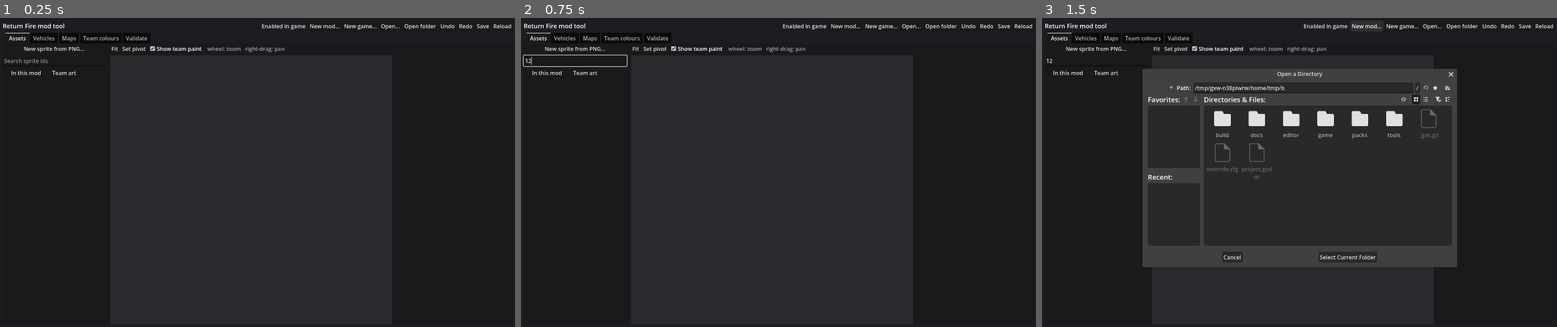
Above: before the commit, frames 1-3 (left to right).
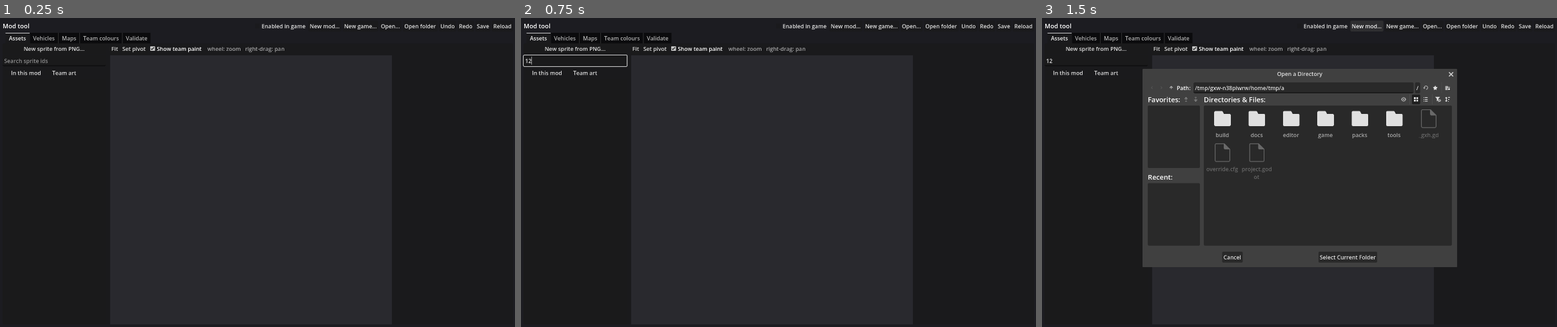
Above: after the commit, the same moments.

Repository: alexdia25/openfire
Game: Godot game, scene res://editor/editor_main.tscn
The game is run twice, just before and just after one commit, with the same random seed, the same clock (stepped at 60 frames per second) and the same inputs. This scene is started directly instead of the project's main scene.
Inputs (mouse positions are in pixels of both pictures, inside the frame that each line leads up to):
- Up to frame 1 (0.25 s): no input
- Up to frame 2 (0.75 s): click (577, 61) at 0.52 s; type "12" at 0.6 s
- Up to frame 3 (1.5 s): click "New mod..." at 1.25 s

The runs differ from the first frame. In frame 1, 0.1% of the frame differs, in the area x 0-13%, y 1-4%; in frame 2, 0.1%; in frame 3, 0.1%, in the area x 0-48%, y 1-24%.
Error in both runs: Invalid call. Nonexistent function 'close' in base 'Nil'. (res://editor/editor_main.gd:125)

Commit message:
The last leftover sprite ids move to pack data: death skull, mine ember, Jeep missile frames (issue #55); window/tool titles are no longer hardcoded to "Return Fire" (issue #59)
The three items PORTING_PLAN.md 2.7.5 left over after step 5 (none of them a vehicle part, so they never fit the
render descriptor) are pack data now, built by tools/build_pack.py from the registry the same way the flag and
vehicle parts already are: Pack.death_skull_data (ui/death_skull.json, 7 mouth-frame [tan, green] pairs),
Pack.mine_data (effects/mine.json, 3 ember variants, not team-coloured), Pack.jeep_missile_data
(projectiles/jeep_missile.json, 12 spin-frame [tan, green] pairs). death_skull_view.gd, mine_view_3d.gd and
projectile_billboard_3d.gd read these instead of building sprite ids with string formatting or a hardcoded
const array. Checked by tools/tests/leftover_sprite_tables_check.gd, including a mod replacing one whole table
per the usual per-top-level-key overlay rule; the laughing skull's own rendering confirmed by screenshot
(RF_DEBUG_KILL).

game/terrain_view_3d.gd's window title and editor/editor_main.gd's now read the pack's own name instead of a
literal "Return Fire" string (issue #59) -- cosmetic, but a standalone game built on this engine (PORTING_PLAN.md
2.8's sharpened end goal) would otherwise show it regardless of what it actually is.

Co-Authored-By: Claude Sonnet 5 <noreply@anthropic.com>

Diff:
--- a/editor/editor_main.gd
+++ b/editor/editor_main.gd
@@ -49,7 +49,7 @@
 	var bar := HBoxContainer.new()
 	root.add_child(bar)
 	var title := Label.new()
-	title.text = "Return Fire mod tool"
+	title.text = "Mod tool"   # generic (PORTING_PLAN.md 2.8's sharpened end goal): the pack loaded is whatever the project is, not necessarily Return Fire
 	title.add_theme_font_size_override("font_size", 18)
 	bar.add_child(title)
 	_path_label = Label.new()
@@ -197,7 +197,7 @@
 	_save_btn.disabled = not ws.is_dirty()
 	_undo_btn.disabled = not ws.undo.has_undo()
 	_redo_btn.disabled = not ws.undo.has_redo()
-	get_window().title = "%sReturn Fire mod tool -- %s" % ["* " if ws.is_dirty() else "", ws.manifest.get("name", "")]
+	get_window().title = "%sMod tool -- %s" % ["* " if ws.is_dirty() else "", ws.manifest.get("name", "")]
 	_findings.clear()
 	var found := ModValidator.check(ws)
 	if found.is_empty():
--- a/game/death_skull_view.gd
+++ b/game/death_skull_view.gd
@@ -26,7 +26,10 @@
 	if f < 1:
 		return
 	var colour := mc.level.side_colour(mc.vehicle.player_index() ^ 1)   # the other side's helmet; PORTING_PLAN.md 2.7.7
-	var s := mc.pack.get_sprite(mc.pack.team_variant(["ui.death_skull.tan.f%d" % f, "ui.death_skull.green.f%d" % f], colour))
+	var frames: Array = mc.pack.death_skull_data.get("frames", [])
+	if f > frames.size():
+		return
+	var s := mc.pack.get_sprite(mc.pack.team_variant(frames[f - 1], colour))
 	if s.is_empty():
 		return
 	var tex := mc.pack.get_texture(int(s.get("page", 0)))
--- a/game/mine_view_3d.gd
+++ b/game/mine_view_3d.gd
@@ -1,9 +1,9 @@
 class_name MineView3D
 extends Node3D
 ## Draws a Mine (game/mine.gd): descriptor 0x454200 is one flat quad, corners (+-6, +-6) at z 1, cel 1081 + the mine's
-## variant (0 / 2 blinking while the fuse runs, 1 once armed; document 60). The three cels are 8 x 8 "ember" sprites.
+## variant (0 / 2 blinking while the fuse runs, 1 once armed; document 60). The three cels are 8 x 8 "ember" sprites,
+## from the pack's own effects/mine.json (PORTING_PLAN.md 2.7.5's leftover list; Pack.mine_data), not spelled here.
 
-const CELS := ["effect.ember_small.01", "effect.ember_small.02", "effect.ember_small.03"]
 const HALF := 6.0
 const HEIGHT := 1.0
 
@@ -41,7 +41,10 @@
 	if mine.variant == _shown:
 		return
 	_shown = mine.variant
-	var s := _pack.get_sprite(CELS[clampi(_shown, 0, 2)])
+	var sprites: Array = _pack.mine_data.get("sprites", [])
+	if sprites.is_empty():
+		return
+	var s := _pack.get_sprite(String(sprites[clampi(_shown, 0, sprites.size() - 1)]))
 	if s.is_empty():
 		return
 	var tex := _pack.get_texture(int(s.get("page", 0)))
--- a/game/pack.gd
+++ b/game/pack.gd
@@ -51,6 +51,15 @@
 var hud_panels: Dictionary = {}         ## document 70: the four vehicles' panel layouts
 var selector_data: Dictionary = {}      ## document 78: the docked vehicle-choice screen
 var flag_data: Dictionary = {}          ## document 65: the capture flag's drawing and constants
+## document 88: the death sequence's laughing skull, "frames": one [tan, green] sprite-id pair per mouth shape (index
+## 0 = frame 1). Moved out of game/death_skull_view.gd (PORTING_PLAN.md 2.7.5's leftover list) so a mod can re-skin it.
+var death_skull_data: Dictionary = {}
+## document 60: the mine's ember light, "sprites": one sprite id per draw variant (0 unlit-blink, 1 armed, 2
+## blink-on) -- not team-coloured. Moved out of game/mine_view_3d.gd.
+var mine_data: Dictionary = {}
+## document 61: the Jeep's lobbed missile, "frames": one [tan, green] sprite-id pair per spin frame (12, index 0 =
+## frame 1). Moved out of game/projectile_billboard_3d.gd.
+var jeep_missile_data: Dictionary = {}
 var water_tables: Dictionary = {}       ## document 62: coast shapes, boxes for FUN_0042f280
 var gates: Dictionary = {}              ## "43"/"44" -> gate object data (document 56)
 var coastal_damage: Dictionary = {}   ## "<coastal_id>" -> {hp, base_art, destroyed_coastal, ...} (document 44)
@@ -572,6 +581,9 @@
 	_overlay(hud_panels, _layer_doc(dir, "hud/panels.json"))
 	_overlay(radar_data, _layer_doc(dir, "hud/radar.json"))
 	_overlay(flag_data, _layer_doc(dir, "markers/flag.json"))
+	_overlay(death_skull_data, _layer_doc(dir, "ui/death_skull.json"))
+	_overlay(mine_data, _layer_doc(dir, "effects/mine.json"))
+	_overlay(jeep_missile_data, _layer_doc(dir, "projectiles/jeep_missile.json"))
 
 	# Team colours (PORTING_PLAN.md 2.7.7): a mod can add team sets (its own art) and colours, per id.
 	var team_doc := _layer_doc(dir, "sprites/team_sets.json")
--- a/game/projectile_billboard_3d.gd
+++ b/game/projectile_billboard_3d.gd
@@ -203,8 +203,10 @@
 	var f := projectile.lob_frame()
 	if f != _shown_frame:
 		_shown_frame = f
-		var sid := _pack.team_variant(["projectile.jeep_missile.tan.%02d" % (f + 1), "projectile.jeep_missile.green.%02d" % (f + 1)],
-				projectile.art_colour())
+		var frames: Array = _pack.jeep_missile_data.get("frames", [])
+		if f >= frames.size():
+			return
+		var sid := _pack.team_variant(frames[f], projectile.art_colour())
 		var s := _pack.get_sprite(sid)
 		if not s.is_empty():
 			var tex := _pack.get_texture(int(s.get("page", 0)))
--- a/game/terrain_view_3d.gd
+++ b/game/terrain_view_3d.gd
@@ -125,7 +125,8 @@
 		level.side_colours = Array(colours_env.split(","))
 	pack.prepare_team_colours(level.side_colours)
 
-	get_window().title = "Return Fire 3D scaffold -- %s (%s)" % [level.level_name, level_id]
+	# the pack's own name (a standalone game's, not necessarily Return Fire's -- PORTING_PLAN.md 2.8's sharpened end goal)
+	get_window().title = "%s -- %s (%s)" % [String(pack.manifest.get("name", "engine scaffold")), level.level_name, level_id]
 	_map_size_px = Vector2(level.width, level.height) * pack.tile_size_px
 
 	# Debug-only overrides for the two adjustable camera properties (tilt/zoom -- see the
--- /dev/null
+++ b/tools/tests/leftover_sprite_tables_check.gd
@@ -0,0 +1,49 @@
+# Headless check for the last sprite ids that used to be spelled in code (PORTING_PLAN.md 2.7.5's leftover list,
+# issue #55): the death skull's mouth frames, the mine's ember light, and the Jeep missile's spin frames are now
+# pack data (Pack.death_skull_data / mine_data / jeep_missile_data), built by tools/build_pack.py from the registry
+# the same way vehicle parts and the flag already are, so a mod can re-skin any of them. Run:
+#   godot --headless --path . --script tools/tests/leftover_sprite_tables_check.gd
+extends SceneTree
+
+var _failures := 0
+
+
+func _check(ok: bool, what: String) -> void:
+	print("%s  %s" % ["ok  " if ok else "FAIL", what])
+	if not ok:
+		_failures += 1
+
+
+func _init() -> void:
+	var pack := Pack.new()
+	_check(pack.load_from("res://packs/original_pc"), "pack loads")
+
+	var skull: Array = pack.death_skull_data.get("frames", [])
+	_check(skull.size() == 7, "7 death-skull mouth frames")
+	_check(skull[0] == ["ui.death_skull.tan.f1", "ui.death_skull.green.f1"], "frame 1 is the traced pair: %s" % [skull[0]])
+	_check(pack.get_sprite("ui.death_skull.tan.f1").size() > 0, "and it resolves to a real sprite")
+
+	var embers: Array = pack.mine_data.get("sprites", [])
+	_check(embers == ["effect.ember_small.01", "effect.ember_small.02", "effect.ember_small.03"], "3 mine ember variants: %s" % [embers])
+	_check(pack.get_sprite("effect.ember_small.02").size() > 0, "and they resolve to real sprites")
+
+	var missile: Array = pack.jeep_missile_data.get("frames", [])
+	_check(missile.size() == 12, "12 Jeep missile spin frames")
+	_check(missile[0] == ["projectile.jeep_missile.tan.01", "projectile.jeep_missile.green.01"], "frame 1 is the traced pair: %s" % [missile[0]])
+	_check(missile[11] == ["projectile.jeep_missile.tan.12", "projectile.jeep_missile.green.12"], "frame 12 too: %s" % [missile[11]])
+
+	# a mod can re-skin any of these the same way it re-skins a vehicle part: replace the whole table (2.7.4's
+	# per-top-level-key overlay), no arithmetic on cel numbers anywhere in the game code that reads it
+	var mod := ProjectSettings.globalize_path("user://leftover_sprite_tables_check/mod")
+	if DirAccess.dir_exists_absolute(mod):
+		OS.move_to_trash(mod)
+	PackWriter.write_json(mod.path_join("pack.json"), {"id": "spritetablemod", "name": "sprite table test", "base_pack": "original_pc"})
+	PackWriter.write_json(mod.path_join("effects/mine.json"), {"sprites": ["effect.ember_small.03", "effect.ember_small.02", "effect.ember_small.01"]})
+	var m := Pack.new()
+	_check(m.load_from(mod), "the mod loads")
+	_check(m.mine_data.get("sprites", []) == ["effect.ember_small.03", "effect.ember_small.02", "effect.ember_small.01"],
+			"the mod's mine.json replaces the whole table")
+	_check(pack.mine_data.get("sprites", []) == embers, "the original pack is unaffected")
+
+	print("leftover_sprite_tables_check: %s" % ("PASS" if _failures == 0 else "%d FAILED" % _failures))
+	quit(0 if _failures == 0 else 1)
Not shown, changed: docs/PORTING_PLAN.md
Not shown, changed: tools/build_pack.py
